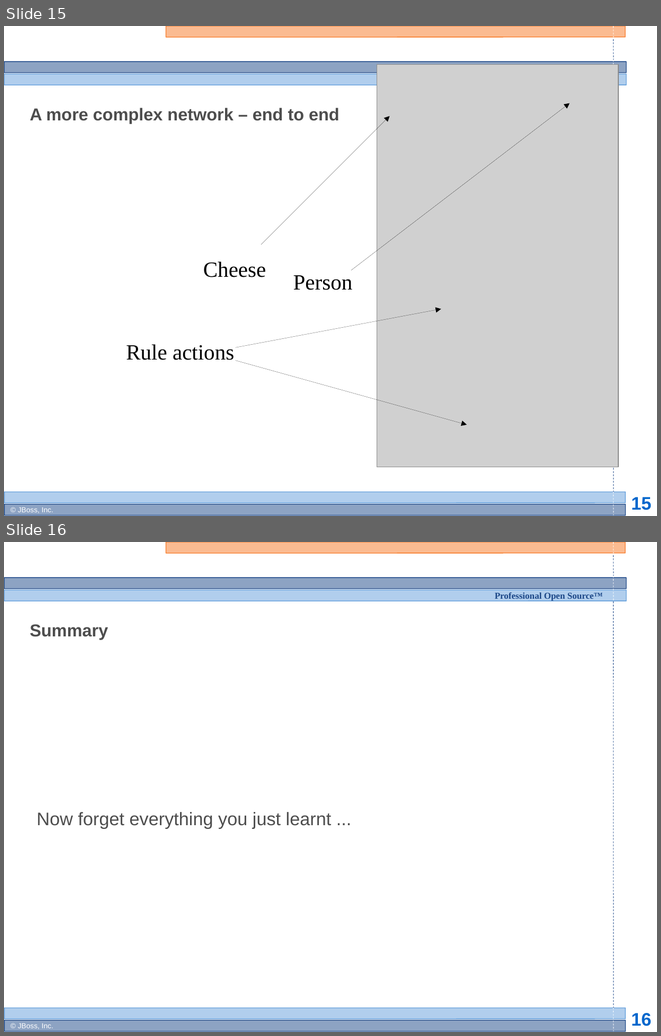
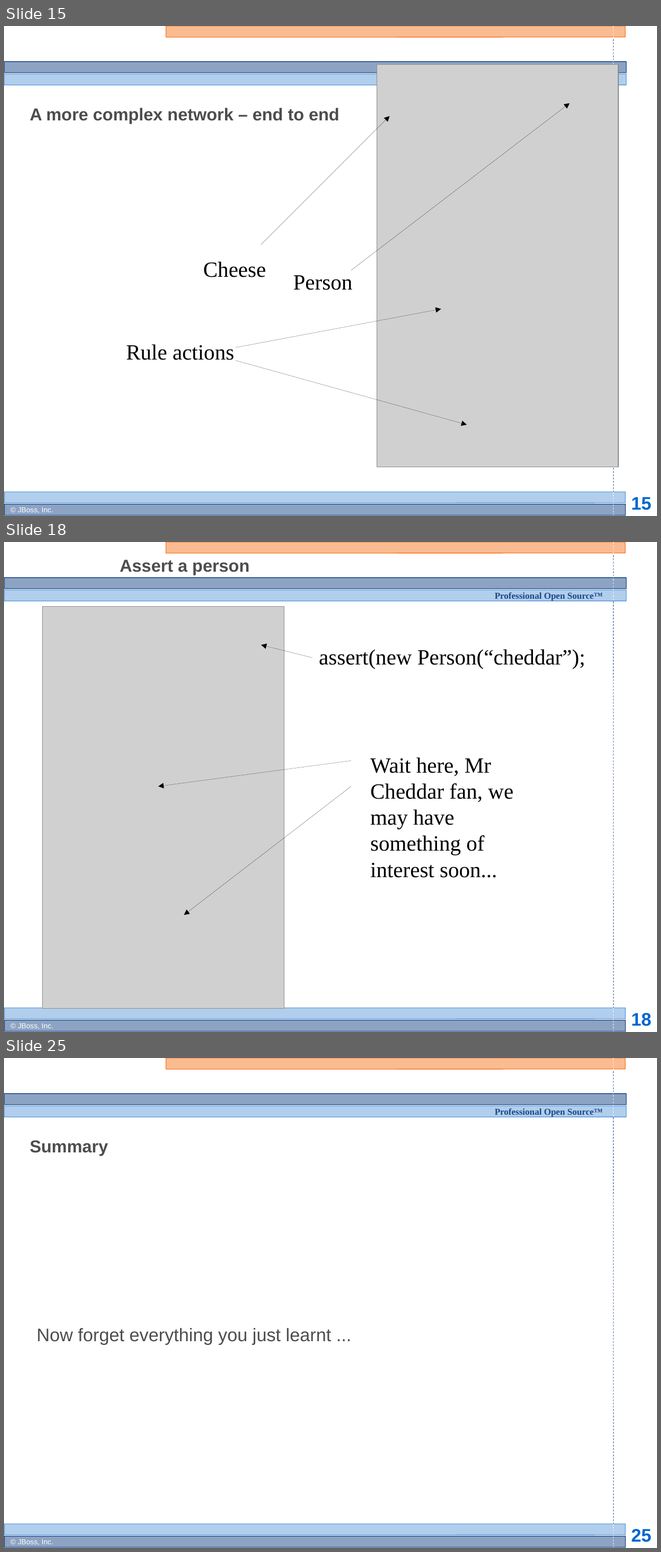
Before and after one commit to bobmcwhirter/drools, a slide deck: documentation/training/developers-course/Module 4 - Rule Engine Concepts 2.odp. Shown one above the other, each under a label of ours: slides 15 and 16 before the commit, slides 15, 18 and 25 after it; the slides between them are not shown. The pictures are 661x1036 and 661x1552 pixels, drawn with LibreOffice and Linux fonts; fonts in the diff are those of the drawing; grey boxes stand for pictures; background and template pictures are left out. Boxes give left, top, right and bottom in pixels: in the first picture for what was removed or moved away, otherwise in the second. Text is boxed around its words. In the diff, an @@ line names an element or a change of style, - is before the commit and + after.

```diff
--- a/documentation/training/developers-course/Module 4 - Rule Engine Concepts 2.odp
+++ b/documentation/training/developers-course/Module 4 - Rule Engine Concepts 2.odp
@@ slide 18 added at bbox=[4, 542, 657, 1032], background #FFFFFF; not listed: 13 template elements that a slide beside it also shows @@
@@ title added at bbox=[120, 559, 249, 575], 19 pt, text #4D4D4D, bold @@
+Assert a person
@@ picture added at bbox=[43, 606, 284, 1008] @@
@@ arrow added from (312, 658) to (261, 644), #000000 0 pt @@
@@ text added at bbox=[319, 649, 585, 669], 24 pt, text #000000 @@
+assert(new Person(“cheddar”);
@@ arrow added from (351, 761) to (158, 786), #000000 0 pt @@
@@ text added at bbox=[370, 757, 513, 877], 24 pt, text #000000 @@
+Wait here, Mr Cheddar fan, we may have something of interest soon...
@@ arrow added from (351, 786) to (184, 915), #000000 0 pt @@
@@ what was slide 16 is now slide 25 @@
@@ page number at bbox=[631, 1529, 651, 1542]: text changed @@
-16
+25
```
Also in this commit, not shown: 9 other slides added, 1 other file.
